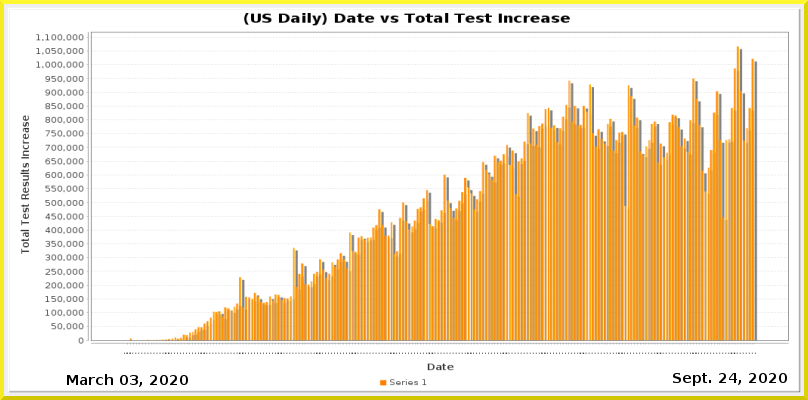
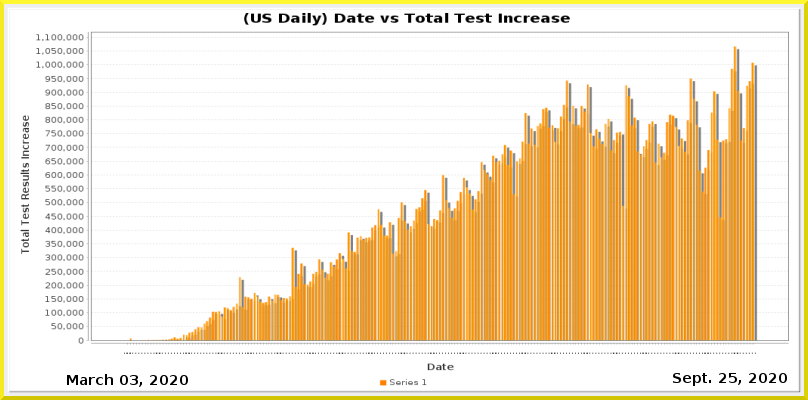
Comparing the layer stacks of the two (808, 400) images. Changes:
painted on "Current Date" over [729, 373, 737, 383]
painted on "Date_vs_TestIncrease.png" over [45, 46, 758, 354]
